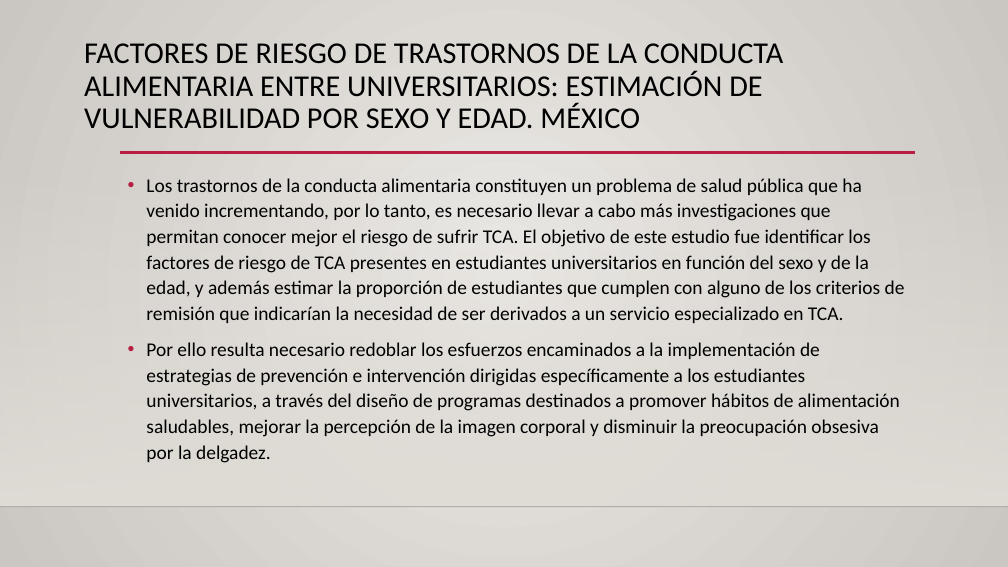
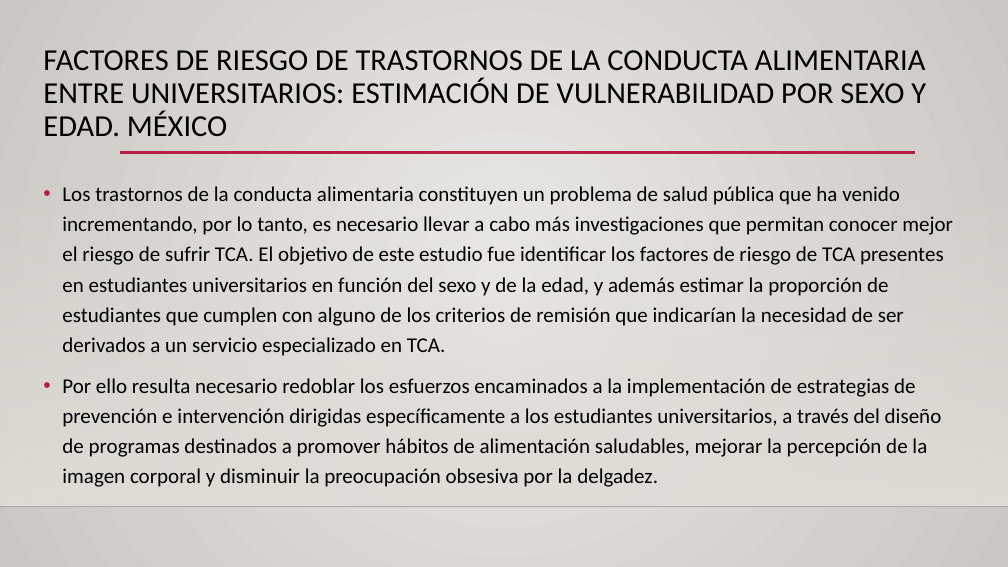
Before and after one commit to patriciamz-153/tesis, a slide deck: slide 24 of Presentación de Tesis Parte 2.pptx. Drawn at 1008x567 pixels with LibreOffice and Linux fonts; fonts in the diff are those of the drawing; background and template pictures are left out. Boxes give left, top, right and bottom in pixels: in the first picture for what was removed or moved away, otherwise in the second. Text is boxed around its words. In the diff, an @@ line names an element or a change of style, - is before the commit and + after.

```diff
--- a/Presentación de Tesis Parte 2.pptx
+++ b/Presentación de Tesis Parte 2.pptx
@@ title "FACTORES DE RIESGO DE TRASTORNOS ..." moved from (x1=84, y1=43, x2=783, y2=129) to (x1=43, y1=50, x2=926, y2=136) @@
@@ title "FACTORES DE RIESGO DE TRASTORNOS ..." at (x1=43, y1=50, x2=926, y2=136): size 28.8 to 29 pt; vertical alignment top to middle @@
@@ text "Los trastornos de la conducta ..." moved from (x1=146, y1=178, x2=905, y2=463) to (x1=62, y1=186, x2=953, y2=487) @@
@@ text "Los trastornos de la conducta ..." at (x1=62, y1=186, x2=953, y2=487): size 18.5 to 20 pt; line spacing 1.1 to 1.2; vertical alignment top to middle @@
```
Also in this commit, not shown: 23 other slides changed, 2 other files.
